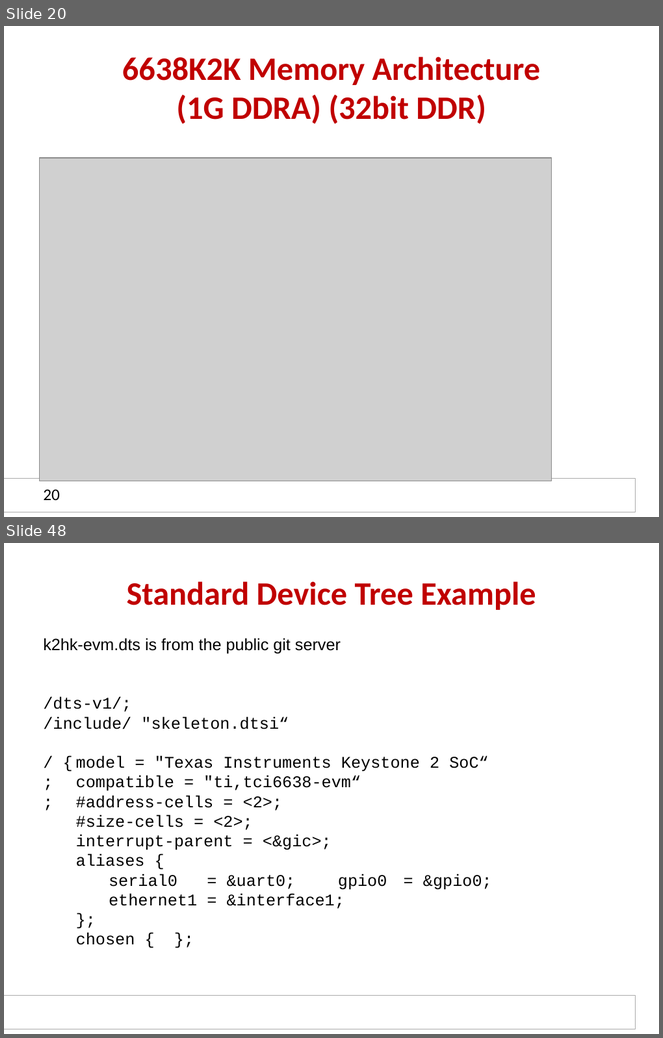
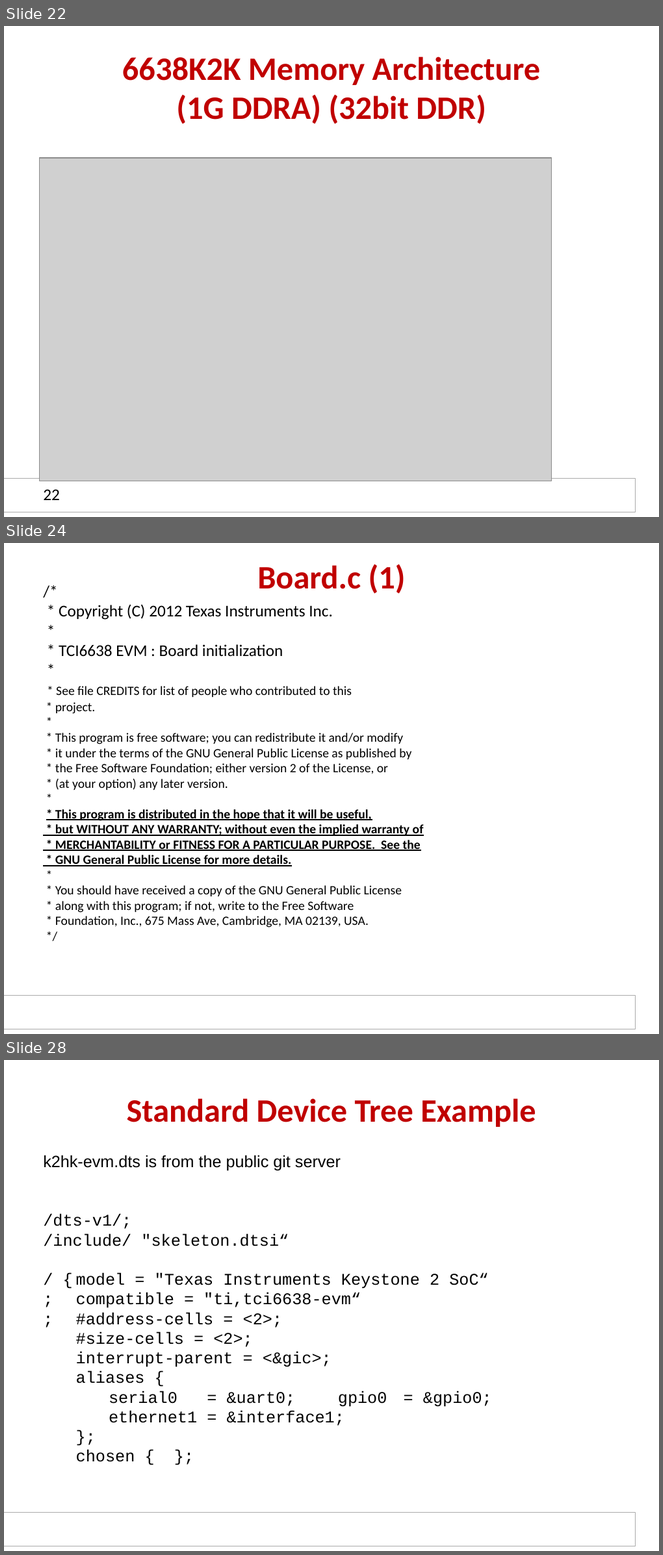
Before and after one commit to hari1989/keystone-workshop, a slide deck: slides/KeyStone ARM DSP.pptx. Shown one above the other, each under a label of ours: slides 20 and 48 before the commit, slides 22, 24 and 28 after it; the slides between them are not shown. The pictures are 663x1038 and 663x1555 pixels, drawn with LibreOffice and Linux fonts; fonts in the diff are those of the drawing; grey boxes stand for pictures; background and template pictures are left out. Boxes give left, top, right and bottom in pixels: in the first picture for what was removed or moved away, otherwise in the second. Text is boxed around its words. In the diff, an @@ line names an element or a change of style, - is before the commit and + after.

```diff
--- a/slides/KeyStone ARM DSP.pptx
+++ b/slides/KeyStone ARM DSP.pptx
@@ slide 24 added at bbox=[4, 543, 659, 1034], background #FFFFFF; not listed: 1 template element that a slide beside it also shows @@
@@ title added at bbox=[258, 564, 406, 594], 36 pt, text #C00000, bold @@
+Board.c (1)
@@ text added at bbox=[55, 605, 424, 928], 14 pt, text #000000 @@
+/*
+* Copyright (C) 2012 Texas Instruments Inc.
+*
+* TCI6638 EVM : Board initialization
+*
+* See file CREDITS for list of people who contributed to this
+* project.
+*
+* This program is free software; you can redistribute it and/or modify
+* it under the terms of the GNU General Public License as published by
+* the Free Software Foundation; either version 2 of the License, or
+* (at your option) any later version.
+*
+* This program is distributed in the hope that it will be useful,
+* but WITHOUT ANY WARRANTY; without even the implied warranty of
+* MERCHANTABILITY or FITNESS FOR A PARTICULAR PURPOSE. See the
+* GNU General Public License for more details.
+*
+* You should have received a copy of the GNU General Public License
+* along with this program; if not, write to the Free Software
+* Foundation, Inc., 675 Mass Ave, Cambridge, MA 02139, USA.
+*/
@@ what was slide 20 is now slide 22 @@
@@ page number at bbox=[43, 489, 60, 500]: text changed @@
-20
+22
@@ what was slide 48 is now slide 28 @@
```
Also in this commit, not shown: 6 slides changed, 3 other slides added, 9 slides removed.
